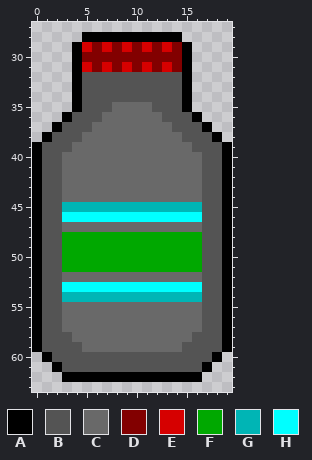
Two states of a sprite sheet, 暗夜军/空军/T3/青苍战斗机/turret2.png. That is the earlier state.
The file is 20x100 pixels. Shown: x 0..19, y 27..63.
Palette (. is transparent): A #000000  B #545454  C #696969  D #820000  E #d60000  F #00a800  G #00b5b5  H #00ffff
Pixels before, first column x 0:
28 .....AAAAAAAAAA.....
29 ....AEDEDEDEDEDA....
30 ....ADDDDDDDDDDA....
31 ....AEDEDEDEDEDA....
32 ....ABBBBBBBBBBA....
33 ....ABBBBBBBBBBA....
34 ....ABBBBBBBBBBA....
35 ....ABBBCCCCBBBA....
36 ...ABBBCCCCCCBBBA...
37 ..ABBBCCCCCCCCBBBA..
38 .ABBBCCCCCCCCCCBBBA.
39 ABBBCCCCCCCCCCCCBBBA
40 ABBCCCCCCCCCCCCCCBBA
41 ABBCCCCCCCCCCCCCCBBA
42 ABBCCCCCCCCCCCCCCBBA
43 ABBCCCCCCCCCCCCCCBBA
44 ABBCCCCCCCCCCCCCCBBA
45 ABBGGGGGGGGGGGGGGBBA
46 ABBHHHHHHHHHHHHHHBBA
47 ABBCCCCCCCCCCCCCCBBA
48 ABBFFFFFFFFFFFFFFBBA
49 ABBFFFFFFFFFFFFFFBBA
50 ABBFFFFFFFFFFFFFFBBA
51 ABBFFFFFFFFFFFFFFBBA
52 ABBCCCCCCCCCCCCCCBBA
53 ABBHHHHHHHHHHHHHHBBA
54 ABBGGGGGGGGGGGGGGBBA
55 ABBCCCCCCCCCCCCCCBBA
56 ABBCCCCCCCCCCCCCCBBA
57 ABBCCCCCCCCCCCCCCBBA
58 ABBBCCCCCCCCCCCCBBBA
59 ABBBBCCCCCCCCCCBBBBA
60 .ABBBBBBBBBBBBBBBBA.
61 ..ABBBBBBBBBBBBBBA..
62 ...AAAAAAAAAAAAAA...
New version:
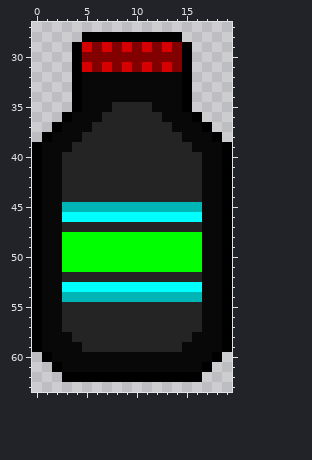
Edits made:
colour B: #545454 -> #080808
colour C: #696969 -> #242424
colour F: #00a800 -> #00ff00
